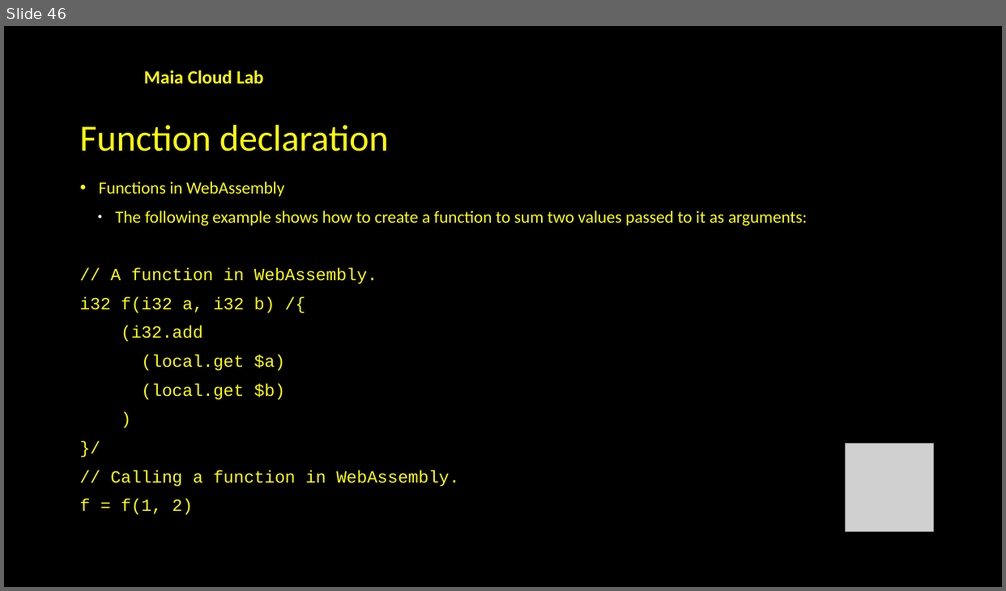
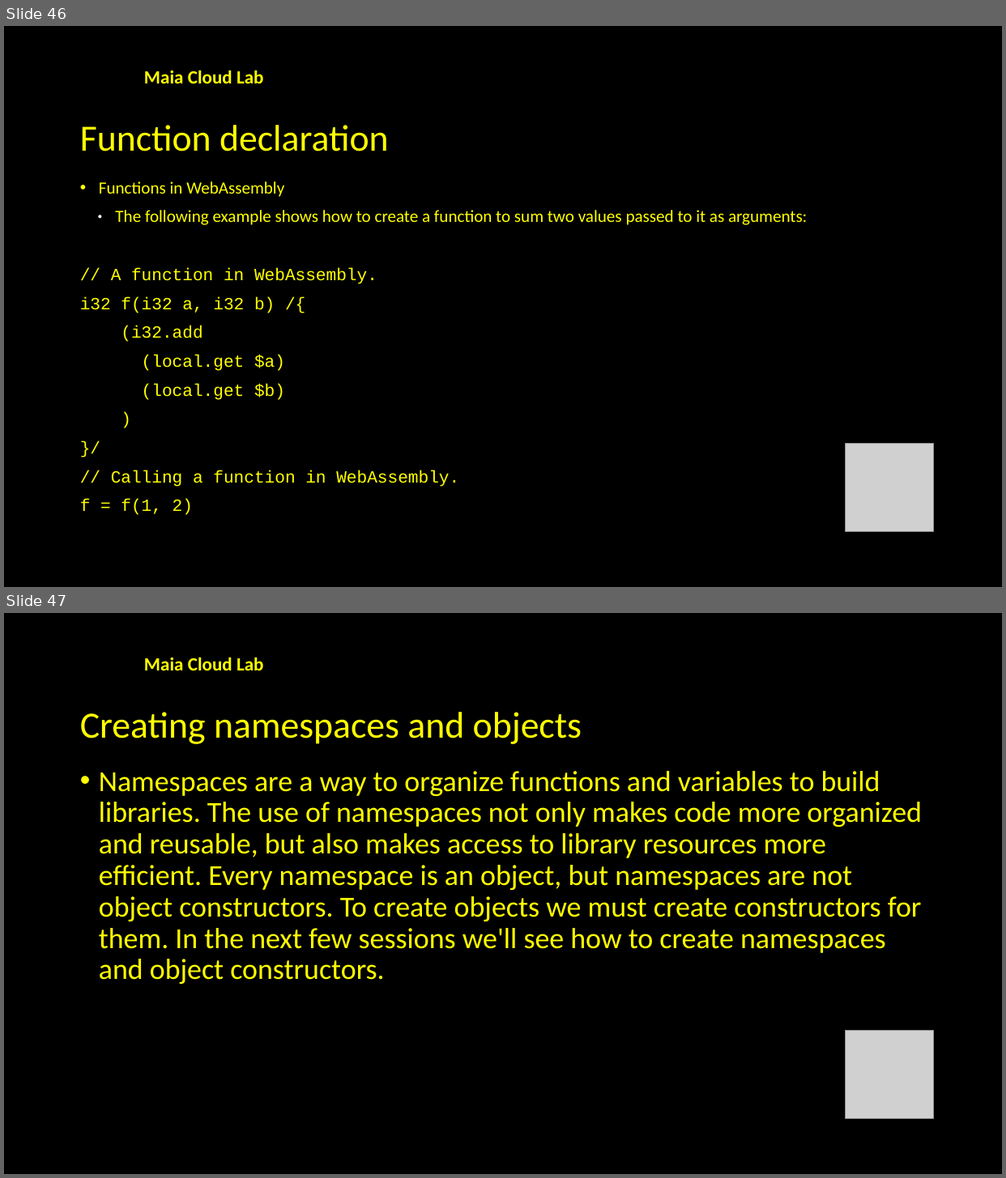
Before and after one commit to souzamonteiro/maiascript-compiler, a slide deck: slides/Introduction to MaiaScript.pptx. Shown one above the other, each under a label of ours: slide 46 before the commit, slides 46 and 47 after it. The pictures are 1006x591 and 1006x1178 pixels, drawn with LibreOffice and Linux fonts; fonts in the diff are those of the drawing; grey boxes stand for pictures; background and template pictures are left out. Boxes give left, top, right and bottom in pixels: in the first picture for what was removed or moved away, otherwise in the second. Text is boxed around its words. In the diff, an @@ line names an element or a change of style, - is before the commit and + after.

```diff
--- a/slides/Introduction to MaiaScript.pptx
+++ b/slides/Introduction to MaiaScript.pptx
@@ slide 47 added at [4,613,1002,1174], background #000000; not listed: 1 template element that a slide beside it also shows @@
@@ text added at [80,712,582,744], 35.6 pt, text #FFFF00 @@
+Creating namespaces and objects
@@ text added at [99,771,922,984], 28 pt, text #FFFF00 @@
+• Namespaces are a way to organize functions and variables to build libraries. The use of namespaces not only makes code more organized and reusable, but also makes access to library resources more efficient. Every namespace is an object, but namespaces are not object constructors. To create objects we must create constructors for them. In the next few sessions we'll see how to create namespaces and object constructors.
@@ picture added at [846,1030,934,1118] @@
```
Also in this commit, not shown: 3 slides changed, 8 other slides added, 29 slides removed, 1 other file.
